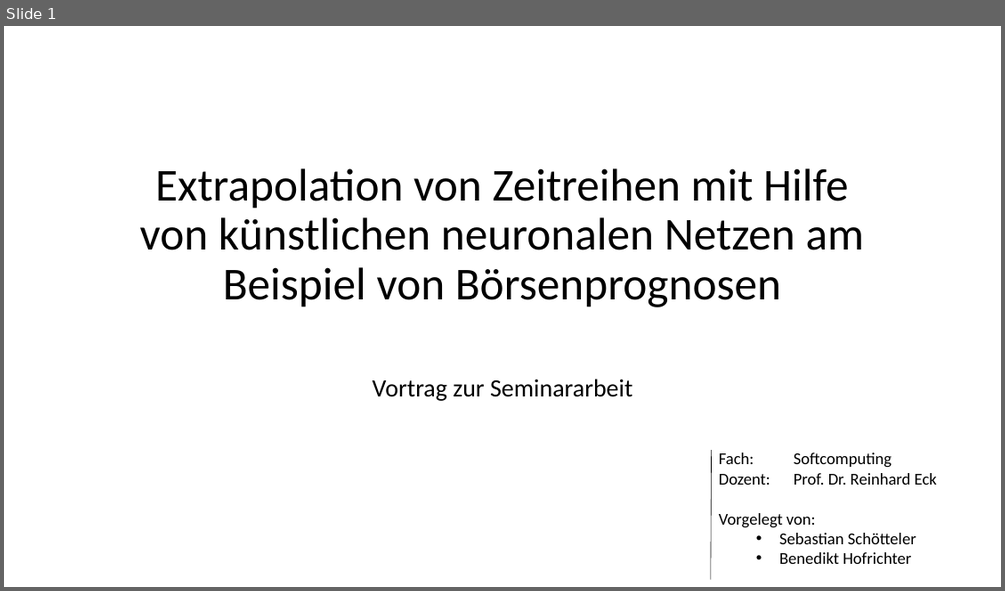
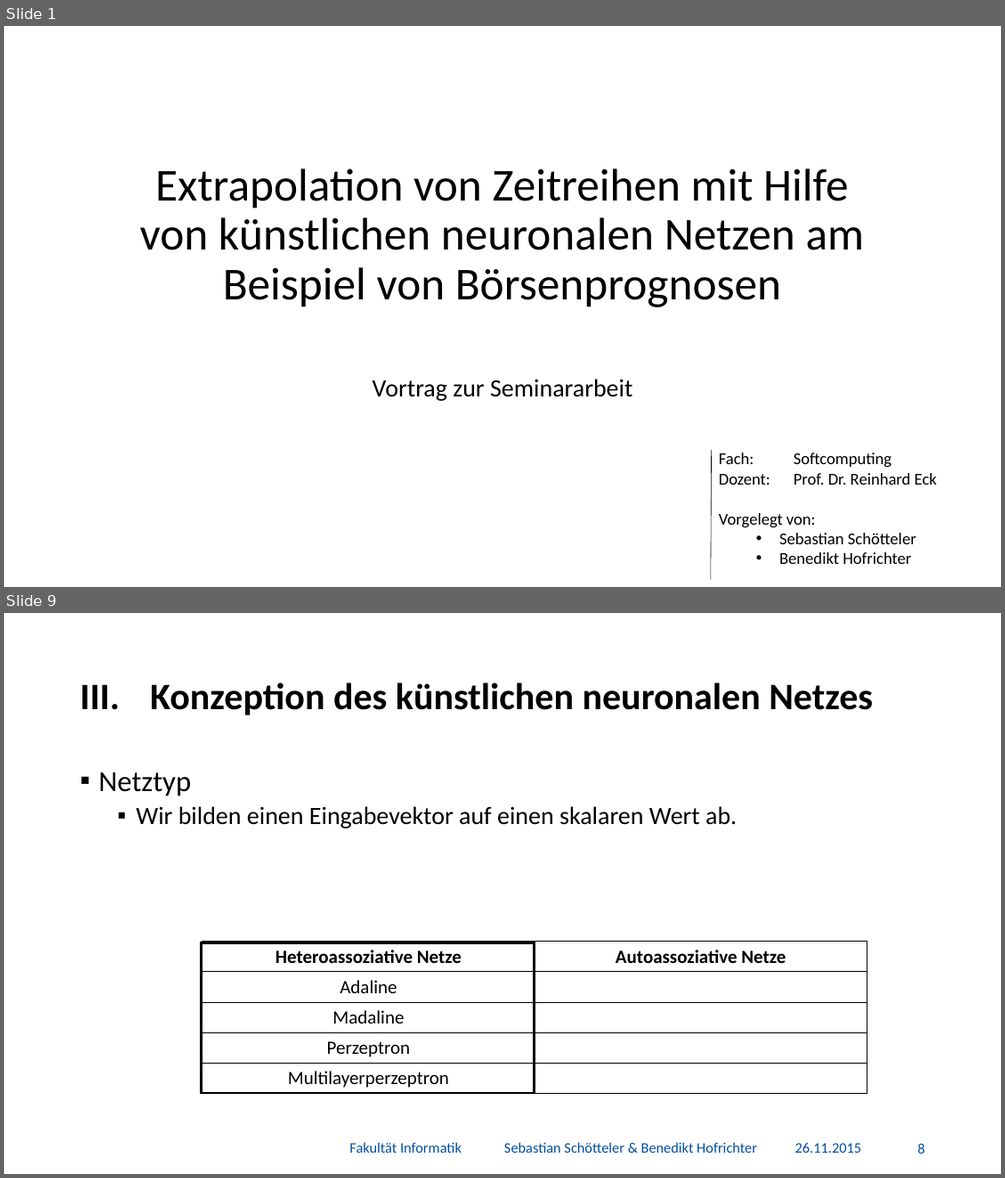
Before and after one commit to BenediktGitGit/soco15, a slide deck: 3b) Vortrag/Präsentation.pptx. Shown one above the other, each under a label of ours: slide 1 before the commit, slides 1 and 9 after it; the slides between them are not shown. The pictures are 1005x591 and 1005x1178 pixels, drawn with LibreOffice and Linux fonts; fonts in the diff are those of the drawing; background and template pictures are left out. Boxes give left, top, right and bottom in pixels: in the first picture for what was removed or moved away, otherwise in the second. Text is boxed around its words. In the diff, an @@ line names an element or a change of style, - is before the commit and + after.

```diff
--- a/3b) Vortrag/Präsentation.pptx
+++ b/3b) Vortrag/Präsentation.pptx
@@ slide 9 added at box(4, 613, 1001, 1174), background #FFFFFF @@
@@ title added at box(150, 682, 873, 715), 36 pt, text #000000, bold @@
+III. Konzeption des künstlichen neuronalen Netzes
@@ text added at box(98, 772, 736, 828), 24 pt, text #000000 @@
+▪ Netztyp
+  ▪ Wir bilden einen Eingabevektor auf einen skalaren Wert ab.
@@ rectangle added at box(202, 943, 534, 1093), outline #000000 2.5 pt @@
@@ table added at box(202, 941, 866, 1093), 5 rows, 2 columns @@
+Heteroassoziative Netze | Autoassoziative Netze
+Adaline | 
+Madaline | 
+Perzeptron | 
+Multilayerperzeptron | 
@@ text added at box(349, 1142, 757, 1152), 14 pt, text #034DA2 @@
+Fakultät Informatik Sebastian Schötteler & Benedikt Hofrichter
@@ text added at box(795, 1143, 861, 1152), 14 pt, text #034DA2 @@
+26.11.2015
@@ page number added at box(917, 1143, 924, 1153), 14 pt, text #034DA2 @@
+8
```
Also in this commit, not shown: 20 slides changed, 12 other slides added.
